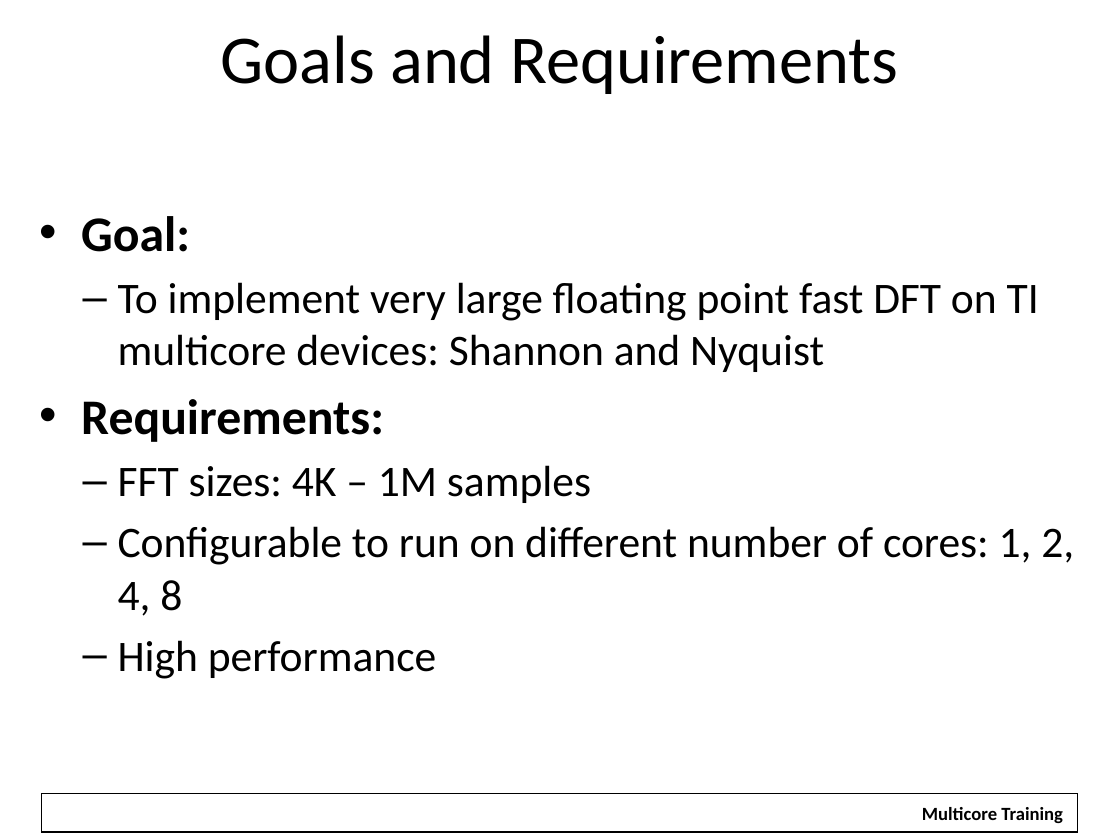
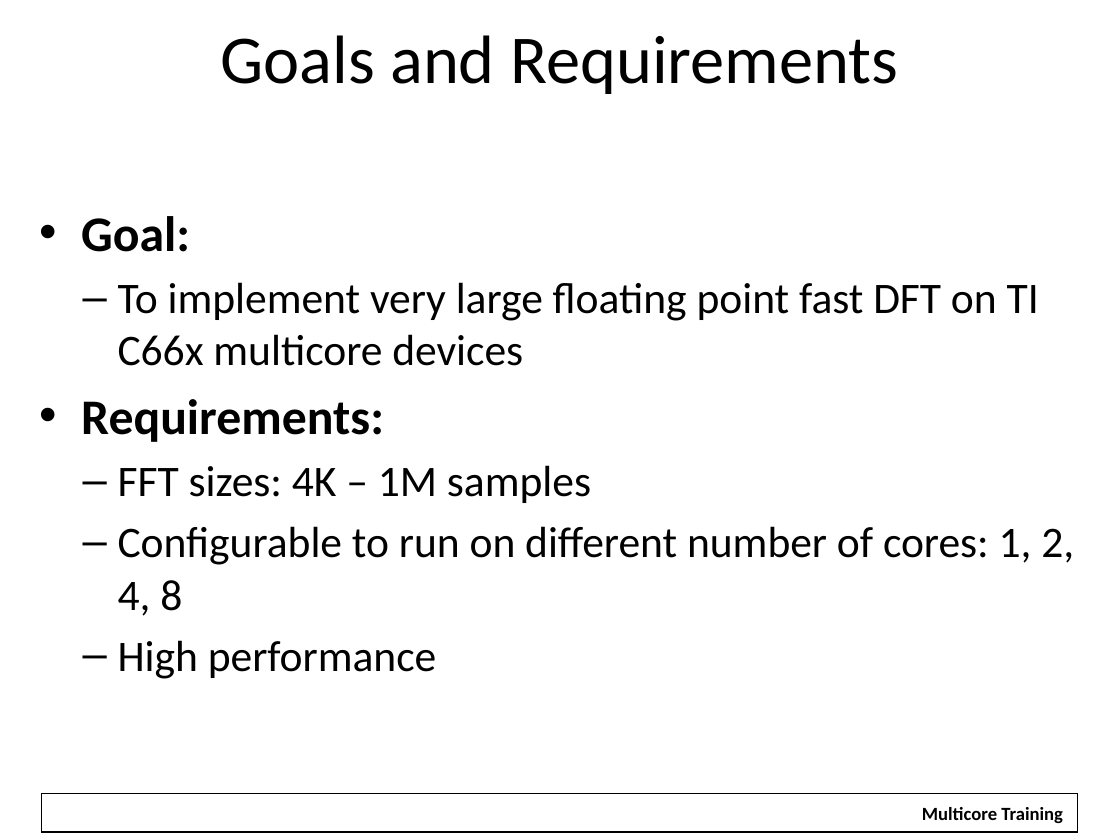
Before and after one commit to hari1989/keystone-workshop, a slide deck: slide 3 of slides/VLFFT Overview.pptx. Drawn at 1120x840 pixels with LibreOffice and Linux fonts; fonts in the diff are those of the drawing; background and template pictures are left out. Boxes give left, top, right and bottom in pixels: in the first picture for what was removed or moved away, otherwise in the second. Text is boxed around its words. In the diff, an @@ line names an element or a change of style, - is before the commit and + after.

```diff
--- a/slides/VLFFT Overview.pptx
+++ b/slides/VLFFT Overview.pptx
@@ text at bbox=[118, 282, 1039, 366]: text changed @@
-  – To implement very large floating point fast DFT on TI multicore devices: Shannon and Nyquist
+  – To implement very large floating point fast DFT on TI C66x multicore devices
```
Also in this commit, not shown: 4 other slides changed, 3 other files.
